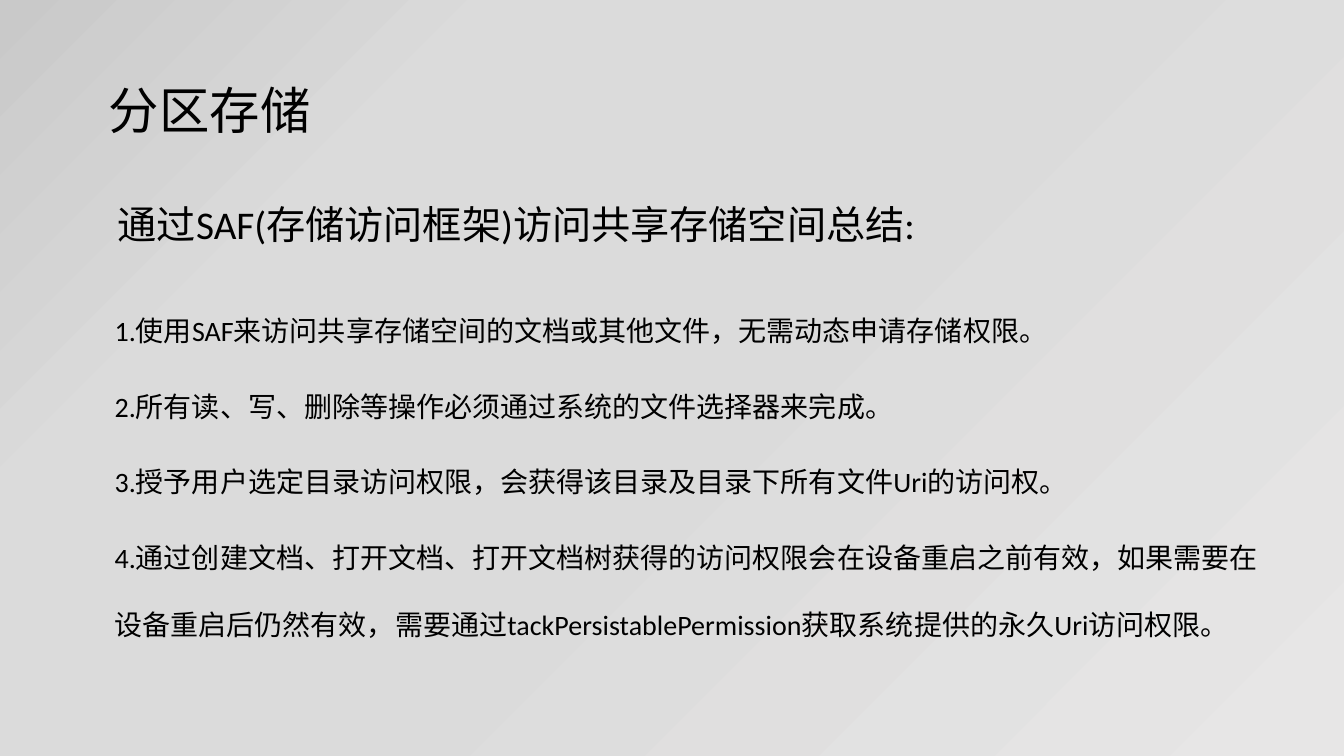
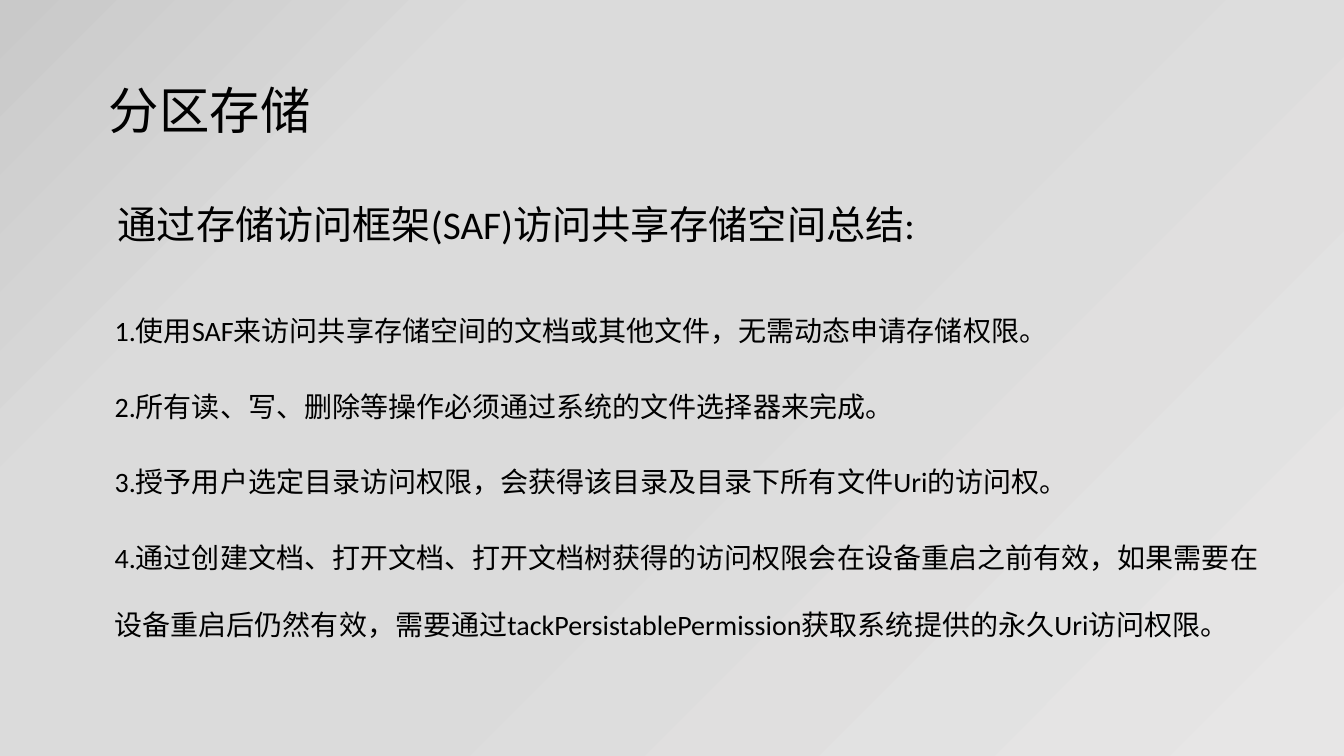
Before and after one commit to jianjunxiao/Adaptation, a slide deck: slide 15 of Android10、11适配.pptx. Drawn at 1344x756 pixels with LibreOffice and Linux fonts; fonts in the diff are those of the drawing. Boxes give left, top, right and bottom in pixels: in the first picture for what was removed or moved away, otherwise in the second. Text is boxed around its words. In the diff, an @@ line names an element or a change of style, - is before the commit and + after.

```diff
--- a/Android10、11适配.pptx
+++ b/Android10、11适配.pptx
@@ text at (118,206,915,244): text changed @@
-通过SAF(存储访问框架)访问共享存储空间总结:
+通过存储访问框架(SAF)访问共享存储空间总结:
```
Also in this commit, not shown: 7 other slides changed, 3 other files.
